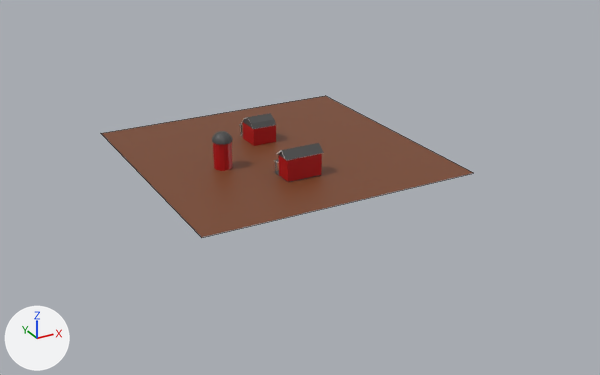
The Blender file Low Poly Farm/Low Poly Farm.blend: old version first, new version second.
Before and after are seen from a 50 mm camera at (-39.6, -77.5, 33.8) aimed at (-0.4, -6.3, -1.8). The lights are fixed; the arrows at lower left show +X, +Y and +Z. Mesh edges are drawn as thin lines on the coarser meshes.

Before the edit, the objects in view are built like this:
```python
me_cube = bpy.data.meshes.new('Cube')
me_cube.from_pydata(...)  # 162 vertices, 145 faces; spans x -3.14..1.27, y -1.07..2.23, z -0.49..2.76
# faces by material slot: [47, 58, 40]
me_cube.materials.append(mat_red)  # red #b40008
me_cube.materials.append(mat_grey)  # dark grey #494949
me_cube.materials.append(mat_white)  # white #e7e7e7
me_cylinder = bpy.data.meshes.new('Cylinder')
me_cylinder.from_pydata(...)  # 131 vertices, 119 faces; spans x -1.09..1.1, y -1.16..1.14, z -1.05..2.98
# faces by material slot: [15, 104]
me_cylinder.materials.append(mat_red)  # red #b40008
me_cylinder.materials.append(mat_grey)  # dark grey #494949
me_plane = bpy.data.meshes.new('Plane')
me_plane.from_pydata([(-1.0, -1.0, 0.0), (1.0, -1.0, 0.0), (-1.0, 1.0, 0.0), (1.0, 1.0, 0.0)], [], [(0, 1, 3, 2)])
me_plane.materials.append(mat_brown)  # brown #7a462a
ob_house = bpy.data.objects.new('House', me_cube)
ob_house.location = (0.0, -7.24, 0.5)
ob_plane = bpy.data.objects.new('Plane', me_plane)
ob_plane.location = (0.0, 0.0, 0.0)
ob_plane.scale = (15.4, 15.4, 15.4)
ob_silo = bpy.data.objects.new('Silo', me_cylinder)
ob_silo.location = (-7.05, -1.27, 1.06)
# also in view: 'Barn' at (0.0, 4.8, 1.5)
```
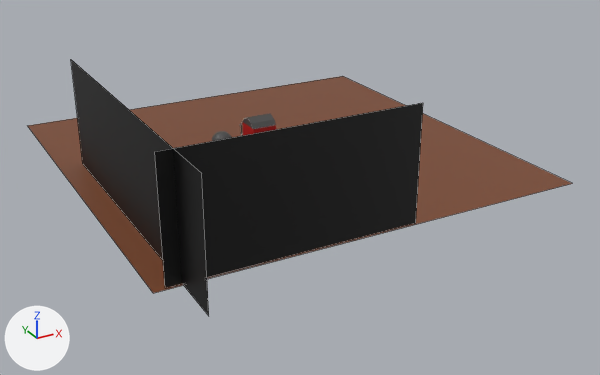
The change, as a diff of the scene's bpy script:
```diff
--- a/Low Poly Farm/Low Poly Farm.blend.py
+++ b/Low Poly Farm/Low Poly Farm.blend.py
@@ mat_black @@
+mat_black = principled_material('Black')
+mat_black.base_color = (0.0, 0.0, 0.0)  # black #000000
@@ me_plane_002 @@
+me_plane_002.from_pydata([(-1.0, -1.0, 0.0), (1.0, -1.0, 0.0), (-1.0, 1.0, 0.0), (1.0, 1.0, 0.0)], [], [(0, 1, 3, 2)])
+me_plane_002.materials.append(mat_black)  # black #000000
@@ me_plane_001 @@
+me_plane_001.from_pydata([(-1.0, -1.0, 0.0), (1.0, -1.0, 0.0), (-1.0, 1.0, 0.0), (1.0, 1.0, 0.0)], [], [(0, 1, 3, 2)])
+me_plane_001.materials.append(mat_black)  # black #000000
@@ ob_plane @@
 ob_plane.location = (0.0, 0.0, 0.0)
-ob_plane.scale = (15.4, 15.4, 15.4)
+ob_plane.scale = (22.5, 22.5, 22.5)
@@ ob_background_001 @@
+ob_background_001 = bpy.data.objects.new('Background.001', me_plane_002)
+ob_background_001.location = (-9.27, -22.33, 5.87)
+ob_background_001.rotation_euler = (-1.571, 1.571, 0.0)  # degrees (-90, 90, 0)
+ob_background_001.scale = (-5.78, -12.2, -12.2)
@@ ob_background @@
+ob_background = bpy.data.objects.new('Background', me_plane_001)
+ob_background.location = (-20.0, -10.52, 5.87)
+ob_background.rotation_euler = (0.0, 1.571, 0.0)  # degrees (0, 90, 0)
+ob_background.scale = (-5.78, -17.3, -12.2)
```

Pixel boxes [x1, y1, x2, y2] of what changed, in the pictures (600 x 375 px):
'Plane', rescaled (46% wider, 54% taller)
    before: [101, 96, 473, 237]
    after: [28, 76, 573, 293]
'Background.001', added (black)
    after: [155, 103, 423, 288]
'Background', added (black)
    after: [71, 60, 209, 316]
'House', unchanged, covered by the edit
    before: [274, 143, 324, 182]
